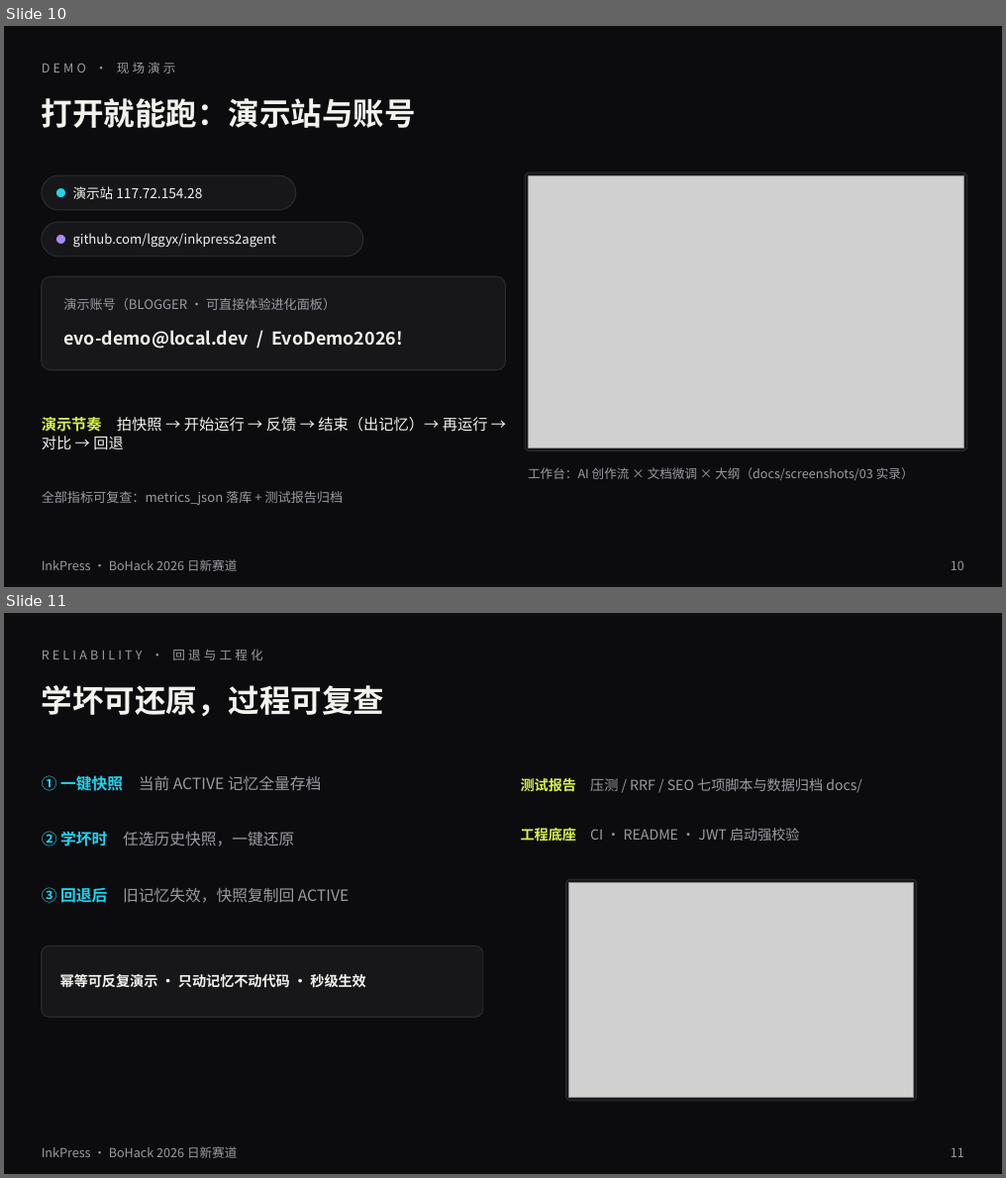
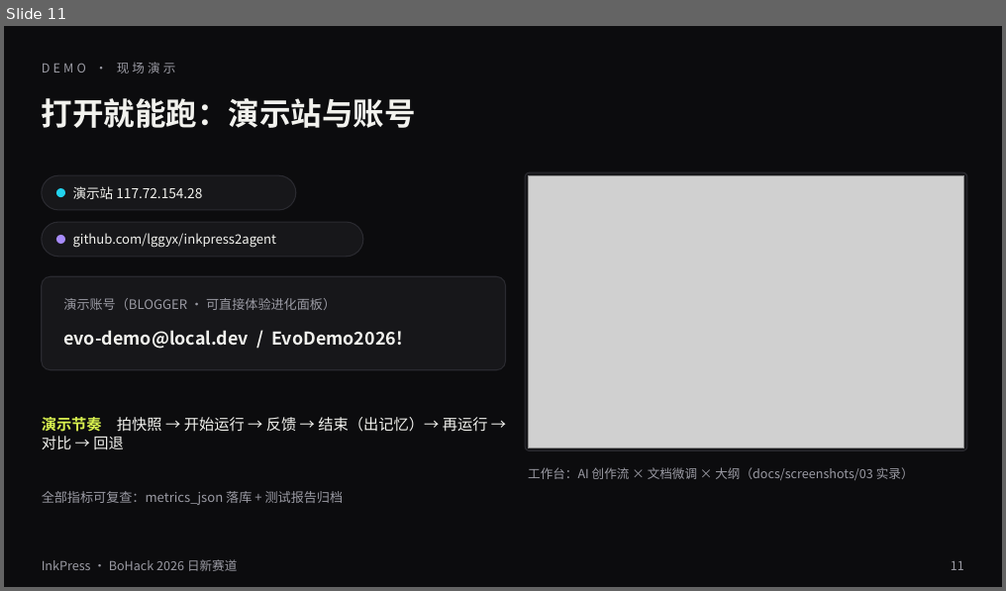
Before and after one commit to lggyx/inkpress2agent, a slide deck: docs/InkPress-BoHack2026-路演.pptx. Shown one above the other, each under a label of ours: slides 10 and 11 before the commit, slide 11 after it. The pictures are 1006x1178 and 1006x591 pixels, drawn with LibreOffice and Linux fonts; fonts in the diff are those of the drawing; grey boxes stand for pictures. Boxes give left, top, right and bottom in pixels: in the first picture for what was removed or moved away, otherwise in the second. Text is boxed around its words. In the diff, an @@ line names an element or a change of style, - is before the commit and + after.

Commit message:
docs(pitch): 叙事重构——内容飞轮三段闭环（Agent 生产×GEO/SEO 推流×进化）替代 UI 双轨主线，双轨/移动端降级为 roadmap 页，12 页

```diff
--- a/docs/InkPress-BoHack2026-路演.pptx
+++ b/docs/InkPress-BoHack2026-路演.pptx
@@ slide 11 removed at box(4, 613, 1002, 1174), background #0C0C0E @@
@@ text removed at box(172, 649, 263, 661) @@
-RELIABILITY · 回退与工程化
@@ text removed at box(42, 685, 384, 716) @@
-学坏可还原，过程可复查
@@ text removed at box(42, 775, 321, 791) @@
-① 一键快照 当前 ACTIVE 记忆全量存档
@@ text removed at box(521, 778, 862, 792) @@
-测试报告 压测 / RRF / SEO 七项脚本与数据归档 docs/
@@ text removed at box(42, 831, 294, 847) @@
-② 学坏时 任选历史快照，一键还原
@@ text removed at box(521, 828, 800, 841) @@
-工程底座 CI · README · JWT 启动强校验
@@ rounded rectangle removed at box(566, 879, 917, 1101) @@
@@ text removed at box(42, 887, 349, 903) @@
-③ 回退后 旧记忆失效，快照复制回 ACTIVE
@@ picture removed at box(569, 882, 914, 1098) @@
@@ rounded rectangle removed at box(42, 947, 483, 1017) @@
@@ text removed at box(60, 974, 365, 988) @@
-幂等可反复演示 · 只动记忆不动代码 · 秒级生效
@@ text removed at box(42, 1147, 237, 1158) @@
-InkPress · BoHack 2026 日新赛道
@@ text removed at box(950, 1149, 964, 1157) @@
-11
@@ what was slide 10 is now slide 11 @@
@@ slide 11 changed as well @@
@@ text at box(950, 562, 964, 570): text changed @@
-10
+11
```
Also in this commit, not shown: 7 other slides changed, 4 slides added, 2 other slides removed.
